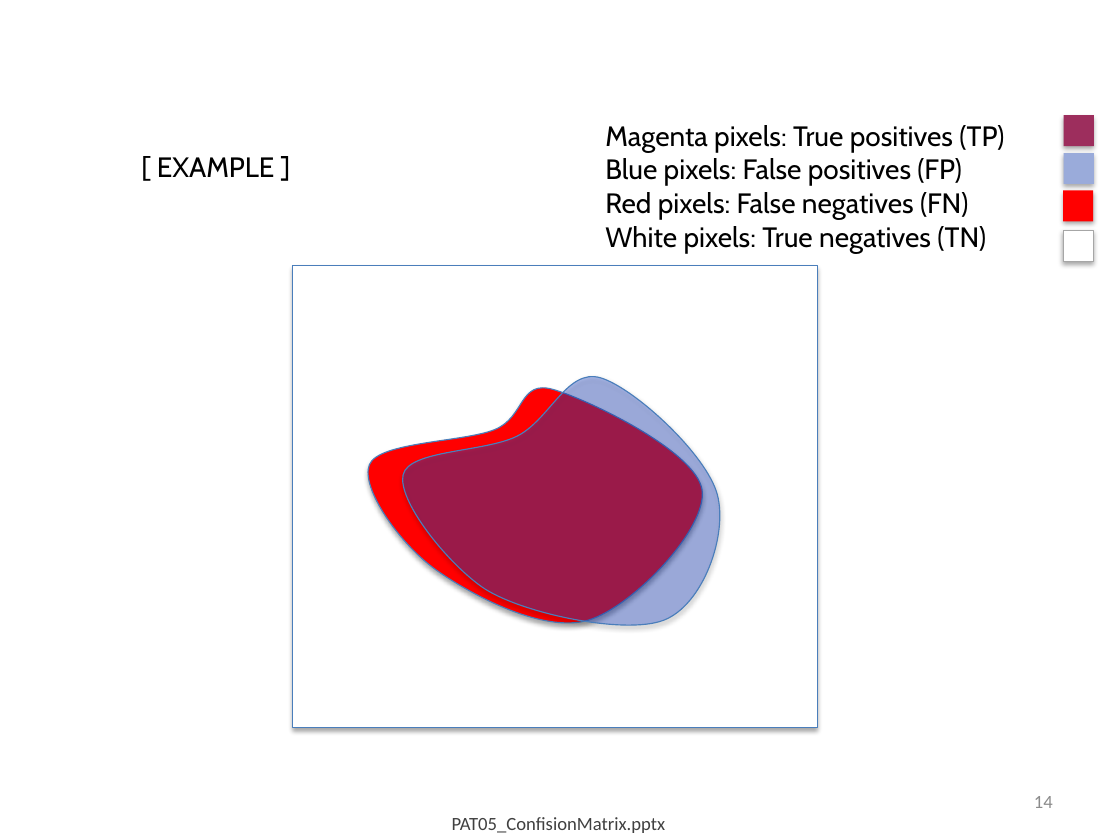
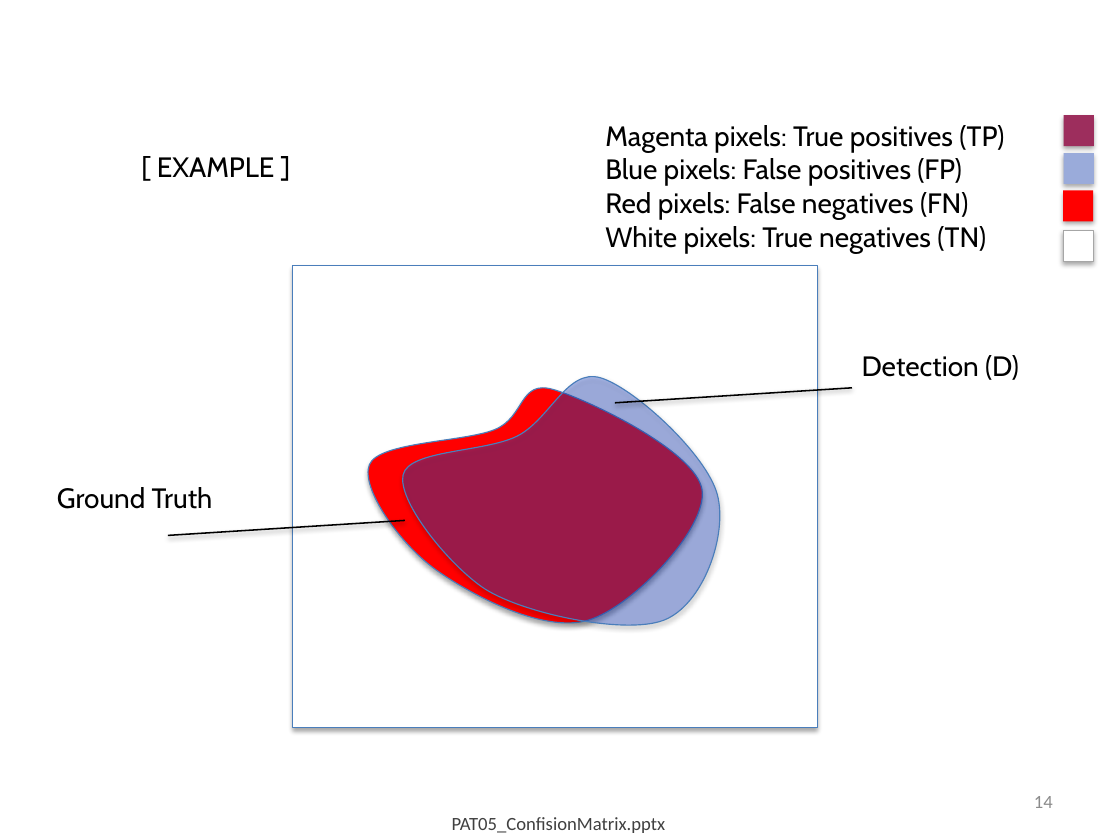
Before and after one commit to domingomery/patrones, a slide deck: slide 14 of clases/Cap05_Evaluacion/presentations/PAT05_ConfusionMatrix.pptx. Drawn at 1120x840 pixels with LibreOffice and Linux fonts; fonts in the diff are those of the drawing. Boxes give left, top, right and bottom in pixels: in the first picture for what was removed or moved away, otherwise in the second. Text is boxed around its words. In the diff, an @@ line names an element or a change of style, - is before the commit and + after.

```diff
--- a/clases/Cap05_Evaluacion/presentations/PAT05_ConfusionMatrix.pptx
+++ b/clases/Cap05_Evaluacion/presentations/PAT05_ConfusionMatrix.pptx
@@ text added at (862, 355, 1019, 380), 18 pt, text #000000 @@
+Detection (D)
@@ line added from (852, 388) to (615, 403), #000000 1 pt @@
@@ text added at (57, 487, 213, 509), 18 pt, text #000000 @@
+Ground Truth
@@ line added from (405, 521) to (168, 535), #000000 1 pt @@
```
Also in this commit, not shown: 2 other slides changed, 12 other files.
